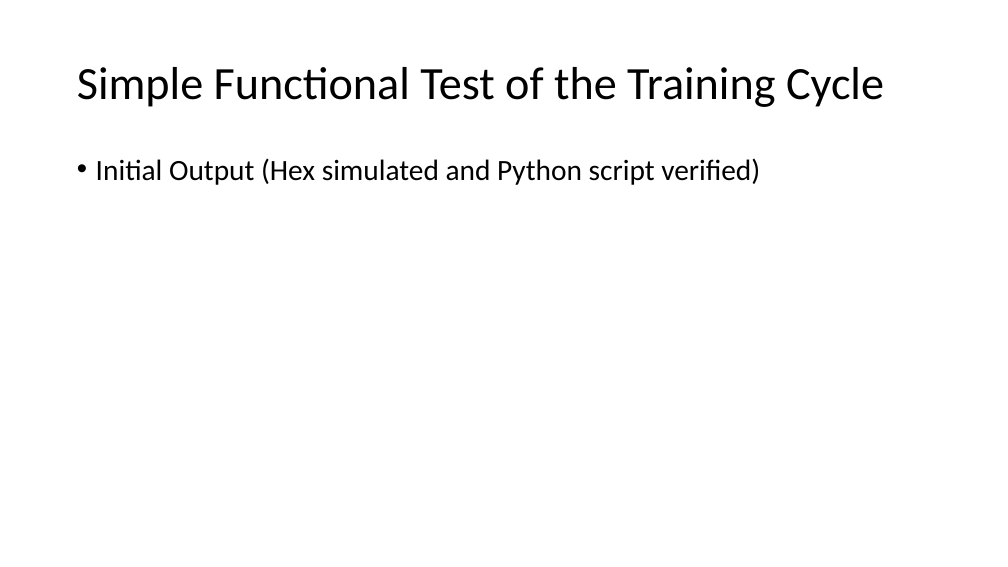
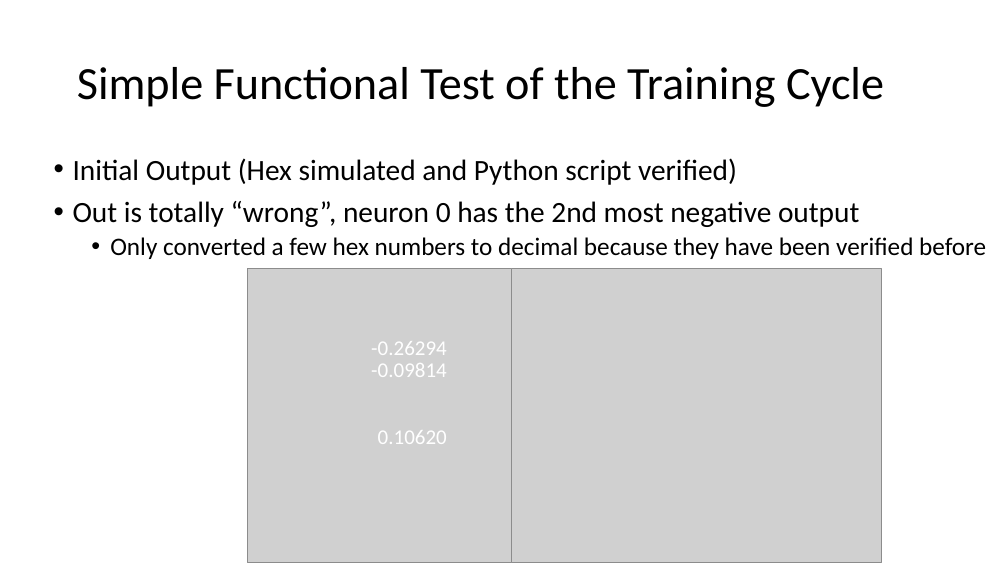
Before and after one commit to erikgroving/NeuralNetworkHardwareAccelerator, a slide deck: slide 7 of WeeklyPresentations/update11_06_03.pptx (slide 6 before the commit). Drawn at 1008x567 pixels with LibreOffice and Linux fonts; fonts in the diff are those of the drawing; grey boxes stand for pictures. Boxes give left, top, right and bottom in pixels: in the first picture for what was removed or moved away, otherwise in the second. Text is boxed around its words. In the diff, an @@ line names an element or a change of style, - is before the commit and + after.

```diff
--- a/WeeklyPresentations/update11_06_03.pptx
+++ b/WeeklyPresentations/update11_06_03.pptx
@@ text "Initial Output (Hex simulated and ...": place and size @@
-text "Initial Output (Hex simulated and ..." at [96, 158, 760, 185]
+text "Initial Output (Hex simulated and ..." at [73, 158, 986, 259]
@@ text at [73, 201, 986, 259]: paragraphs added @@
+• Out is totally “wrong”, neuron 0 has the 2nd most negative output
+  • Only converted a few hex numbers to decimal because they have been verified before
@@ picture added at [247, 268, 512, 563] @@
@@ picture added at [512, 268, 882, 563] @@
@@ text added at [371, 341, 447, 355], 20 pt, text #FFFFFF @@
+-0.26294
@@ text added at [371, 363, 447, 377], 20 pt, text #FFFFFF @@
+-0.09814
@@ text added at [378, 430, 447, 444], 20 pt, text #FFFFFF @@
+0.10620
```
Also in this commit, not shown: 3 other slides changed, 7 slides added, 1 slide removed, 3 other files.
